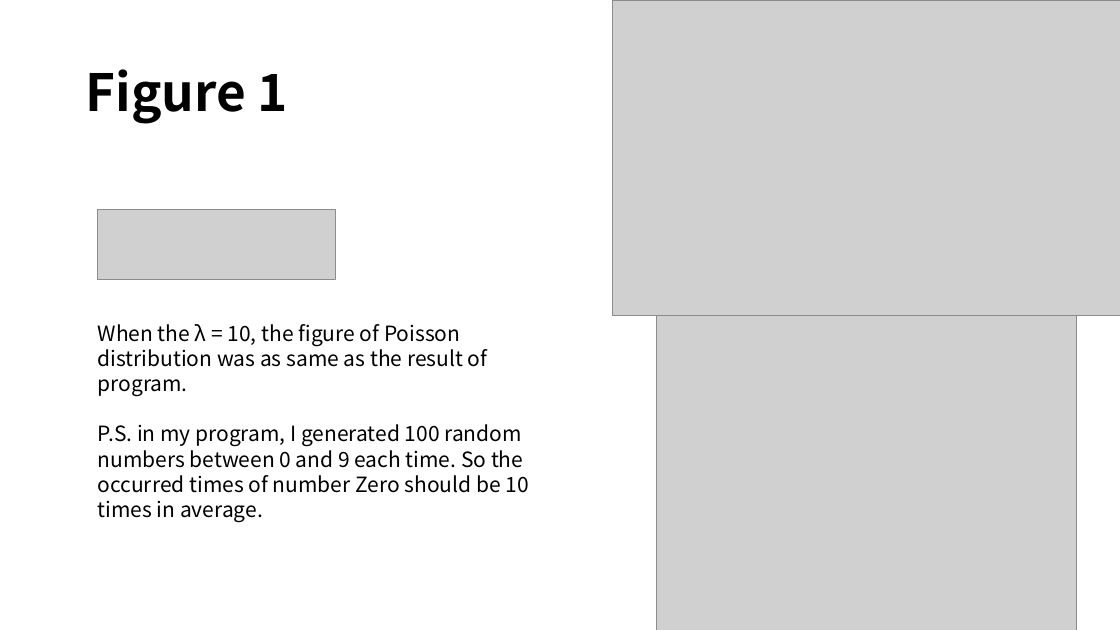
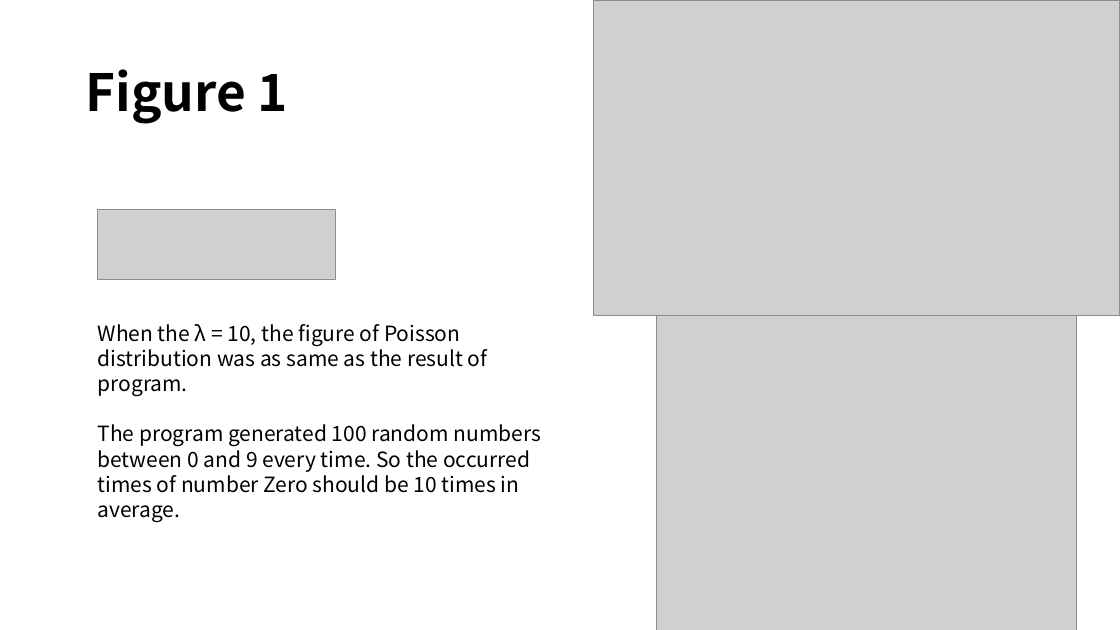
Before and after one commit to noahzhy/temp, a slide deck: slide 3 of radom.pptx. Drawn at 1120x630 pixels with LibreOffice and Linux fonts; fonts in the diff are those of the drawing; grey boxes stand for pictures. Boxes give left, top, right and bottom in pixels: in the first picture for what was removed or moved away, otherwise in the second. Text is boxed around its words. In the diff, an @@ line names an element or a change of style, - is before the commit and + after.

```diff
--- a/radom.pptx
+++ b/radom.pptx
@@ picture: place and size @@
-picture at (613,0,1120,315)
+picture at (594,0,1120,316)
@@ text at (98,424,541,493): text changed @@
-P.S. in my program, I generated 100 random numbers between 0 and 9 each time. So the occurred times of number Zero should be 10 times in average.
+The program generated 100 random numbers between 0 and 9 every time. So the occurred times of number Zero should be 10 times in average.
```
Also in this commit, not shown: 4 other slides changed.
